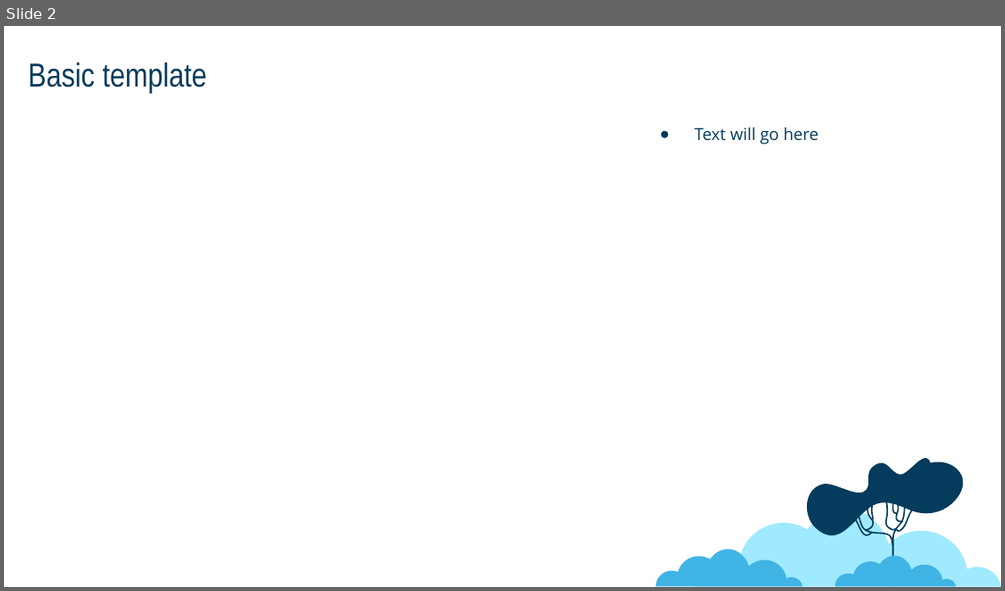
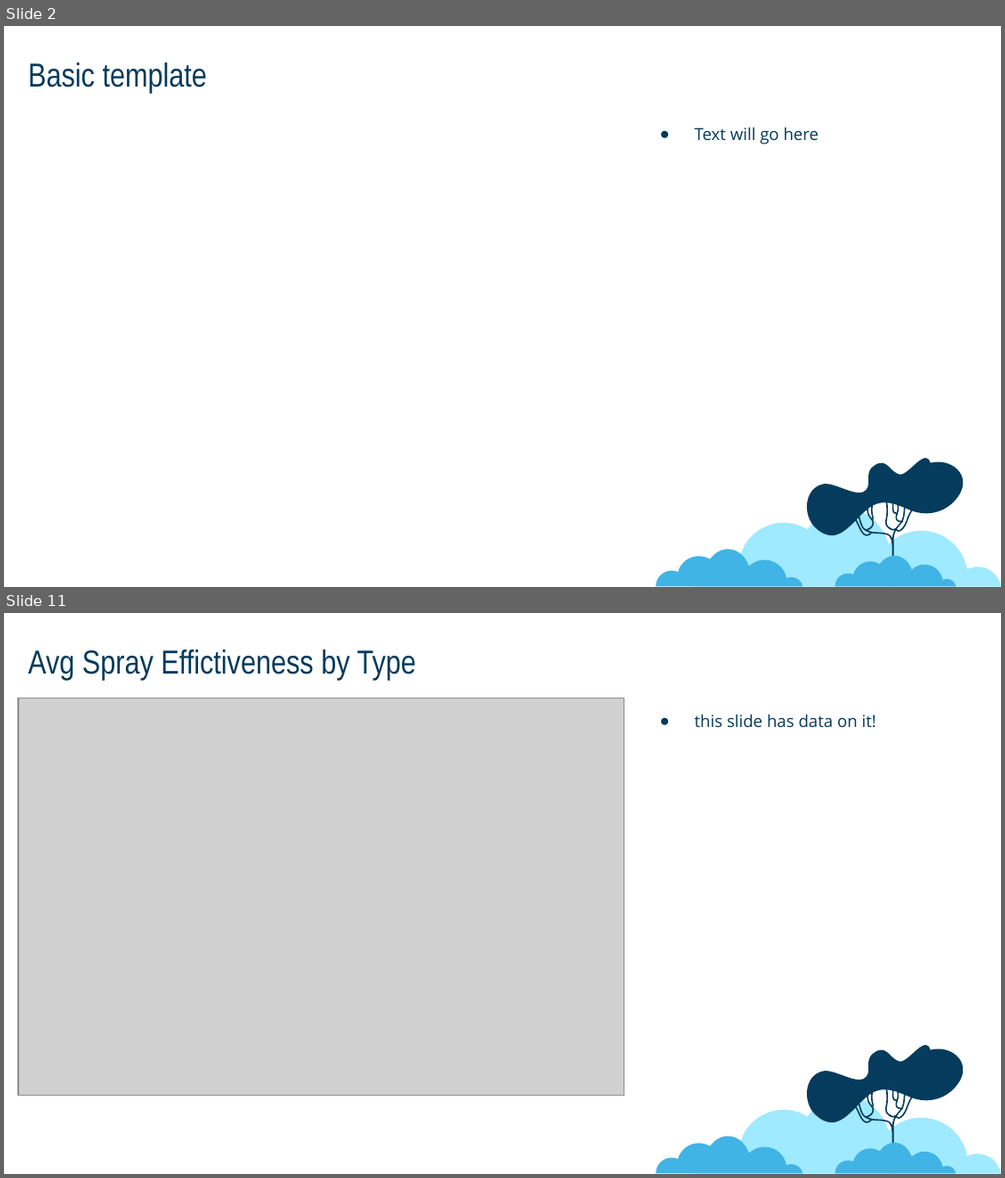
Before and after one commit to jonboone1/plotlyPowerpoint, a slide deck: example/output.pptx. Shown one above the other, each under a label of ours: slide 2 before the commit, slides 2 and 11 after it; the slides between them are not shown. The pictures are 1005x591 and 1005x1178 pixels, drawn with LibreOffice and Linux fonts; fonts in the diff are those of the drawing; grey boxes stand for pictures. Boxes give left, top, right and bottom in pixels: in the first picture for what was removed or moved away, otherwise in the second. Text is boxed around its words. In the diff, an @@ line names an element or a change of style, - is before the commit and + after.

```diff
--- a/example/output.pptx
+++ b/example/output.pptx
@@ slide 11 added at box(4, 613, 1001, 1174), background #FFFFFF; not listed: 4 template elements that a slide beside it also shows @@
@@ title added at box(28, 649, 416, 680), 24 pt, text #043A5B @@
+Avg Spray Effictiveness by Type
@@ picture added at box(18, 698, 623, 1094) @@
@@ text added at box(695, 714, 876, 728), 12 pt, text #043A5B @@
+● this slide has data on it!
```
Also in this commit, not shown: 4 other slides added, 15 other files.
